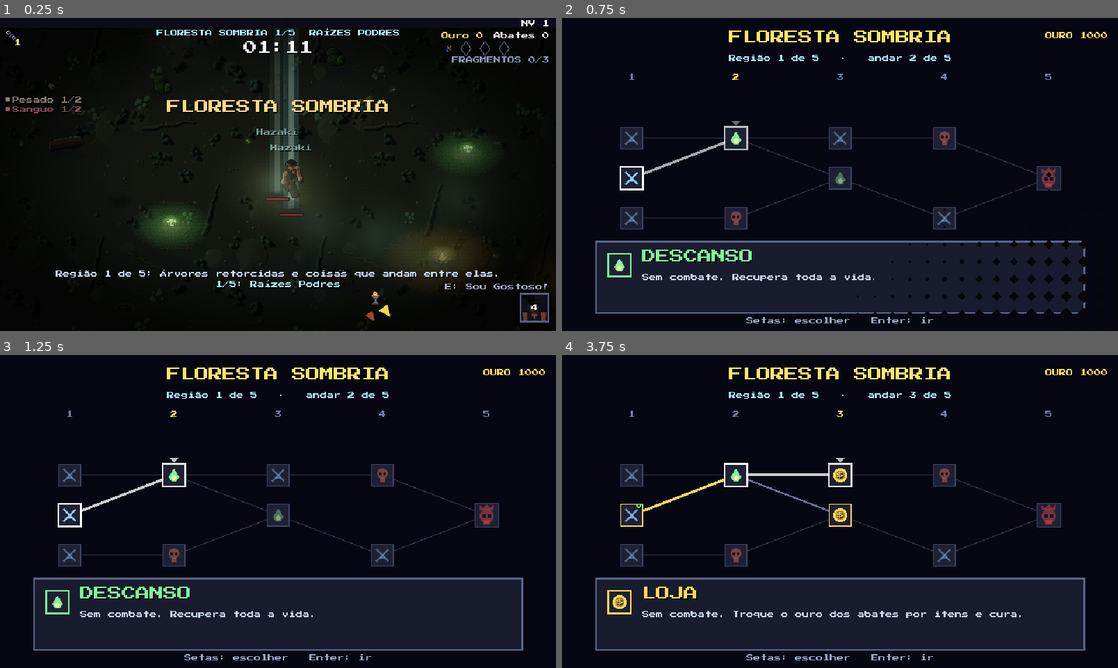
Above: before the commit, frames 1-4 (two rows, left to right).
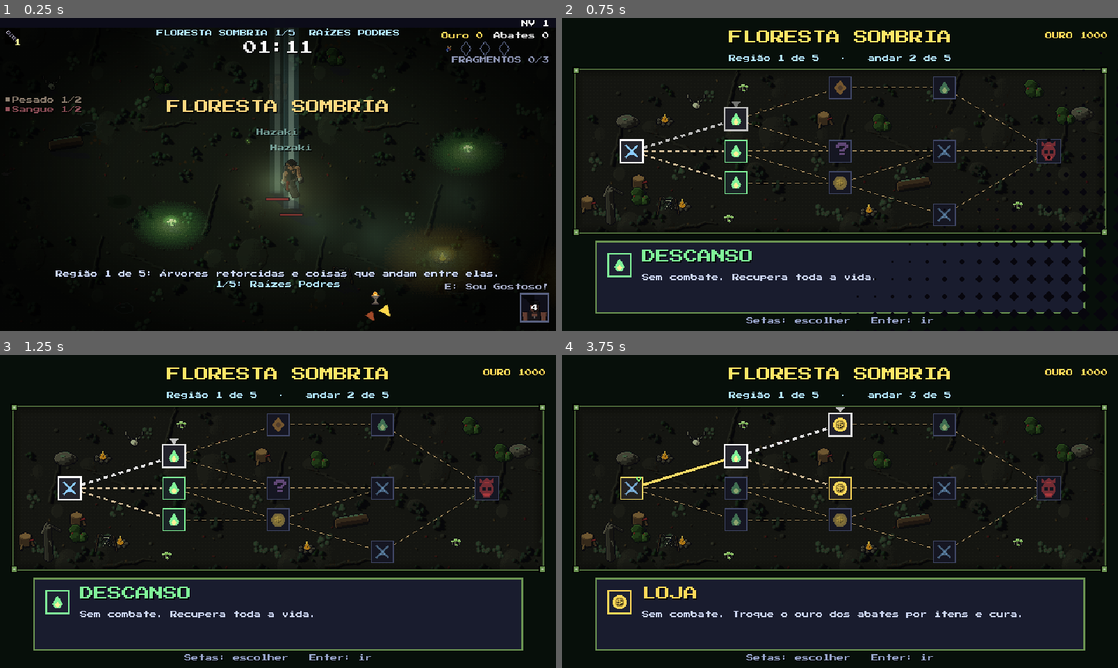
Above: after the commit, the same moments.

Repository: brenoalmeidatec/KIKIU-Survival
Game: Godot game, scene res://testes/mapa.tscn
Two runs of this game, one before a commit and one after it. Both use one fixed random seed, a clock stepped at 60 frames per second and the inputs below. This scene is started directly instead of the project's main scene.
Inputs (mouse positions are in pixels of both pictures, inside the frame that each line leads up to):
- Up to frame 1 (0.25 s): no input
- Up to frame 2 (0.75 s): tap Enter at 0.5 s; move the mouse to (962, 158) at 0.52 s; hold D from 0.53 s (still down); tap 1 at 0.6 s; click (962, 158) at 0.67 s
- Up to frame 3 (1.25 s): keep holding D; tap Space at 0.77 s
- Up to frame 4 (3.75 s): release D at 1.25 s; drag from (728, 527) to (812, 574) at 1.27 s; move the mouse to (895, 442) at 2.02 s; hold D 2.03-2.75 s; tap Enter at 2.1 s; drag from (812, 574) to (673, 464) at 2.77 s; move the mouse to (1006, 558) at 3.52 s; hold A from 3.53 s (still down); tap Backspace at 3.6 s

Frame 1 is identical in both runs. In frame 2, 9.2% of the frame differs, in the area x 2-98%, y 16-95%; in frame 3, 9.4%; in frame 4, 9.7%.

Commit message:
Mapa em ramificação (#96): cada região começa num nó só e se abre em caminhos; arte temática por região
Co-Authored-By: Claude Opus 5.5 <noreply@anthropic.com>

Diff:
--- a/jogos/hordas/projeto/dados/mapa.json
+++ b/jogos/hordas/projeto/dados/mapa.json
@@ -1,9 +1,11 @@
 {
- "_ajuda": "Mapa de progressão entre as fases (#32 item 8).  …(299 unchanged characters)… s caminhos partem do andar 1 (sem cruzar). 'pesos' sorteia o tipo dos andares do …(361 unchanged characters)…
+ "_ajuda": "Mapa de progressão entre as fases (#32 item 8).  …(299 unchanged characters)… s caminhos partem do andar 1 (sem cruzar; podem se separar e se juntar). 'inicio_unico' = cada mapa (cada região) começa num nó só, no meio, e o jogador monta o caminho escolhendo ramo a ramo (#96); sem ele, os caminhos partem de faixas sorteadas ('inicios_distintos_min' diferentes) e a corrida começa num deles. 'ramos_min' = mínimo de nós em cada andar do meio (e de saídas do nó inicial). 'ligacoes_extra' = chance de um nó do meio com uma saída só ganhar outra, para um vizinho, sem cruzar (mais escolha a cada andar). 'pesos' sorteia o tipo dos andares do …(361 unchanged characters)…
  "andares": 10,
- "faixas": 4,
- "caminhos": 4,
- "inicios_distintos_min": 2,
+ "faixas": 5,
+ "caminhos": 5,
+ "inicio_unico": true,
+ "ramos_min": 2,
+ "ligacoes_extra": 0.75,
  "tentativas": 50,
  "espera_voto": 40,
  "fixos": {"1": "fase", "6": "fase", "10": "chefe"},
@@ -24,5 +26,14 @@
   "santuario": {"nome": "SANTUÁRIO RARO", "cor": [1.0, 0.7, 0.25], "info": "Sem combate. Uma dádiva épica ou heroica à escolha.", "raridade_min": "epica"},
   "chefe": {"nome": "CHEFE", "cor": [1.0, 0.3, 0.3], "info": "O chefe da região. Derrube ele pra seguir; o da última região leva ao duelo."}
  },
- "ouro": {"abate": 1, "elite": 4, "chefe": 40}
+ "ouro": {"abate": 1, "elite": 4, "chefe": 40},
+ "arte": {
+  "_ajuda": "Arte do mapa por região (#96): o chão e os enfeites vêm do cenário da região (assets/cenarios/<cenario>, os mesmos da fase). fundo = cor fora do mapa; piso = brilho do chão (0-1, menor deixa os nós mais legíveis); tom = cor multiplicada no chão e nos enfeites; moldura = cor da borda; trilha = cor das trilhas ainda não percorridas; enfeites = quantos enfeites tentar espalhar (os que encostam em nó ou trilha são descartados). 'padrao' vale para região sem entrada aqui.",
+  "padrao": {"fundo": [0.03, 0.03, 0.08], "piso": 0.5, "tom": [1, 1, 1], "moldura": [0.45, 0.5, 0.65], "trilha": [0.7, 0.72, 0.85], "enfeites": 40},
+  "floresta": {"fundo": [0.03, 0.06, 0.04], "piso": 0.55, "tom": [0.85, 1.0, 0.85], "moldura": [0.42, 0.58, 0.32], "trilha": [0.82, 0.7, 0.48], "enfeites": 80},
+  "pantano": {"fundo": [0.03, 0.06, 0.05], "piso": 0.55, "tom": [0.8, 0.95, 0.78], "moldura": [0.38, 0.55, 0.42], "trilha": [0.7, 0.82, 0.55], "enfeites": 60},
+  "deserto": {"fundo": [0.09, 0.06, 0.03], "piso": 0.62, "tom": [1.0, 0.92, 0.8], "moldura": [0.82, 0.64, 0.38], "trilha": [0.42, 0.26, 0.16], "enfeites": 36},
+  "gelo": {"fundo": [0.04, 0.06, 0.1], "piso": 0.6, "tom": [0.85, 0.92, 1.0], "moldura": [0.68, 0.8, 0.96], "trilha": [0.3, 0.42, 0.6], "enfeites": 40},
+  "reino": {"fundo": [0.07, 0.03, 0.07], "piso": 0.6, "tom": [0.9, 0.8, 0.95], "moldura": [0.66, 0.3, 0.36], "trilha": [0.85, 0.62, 0.7], "enfeites": 40}
+ }
 }
--- a/jogos/hordas/projeto/dados/regioes.json
+++ b/jogos/hordas/projeto/dados/regioes.json
@@ -4,9 +4,11 @@
  "minutos_por_fase": 0.55,
  "luz": {"chefe": 0.78, "tom_chefe": [1.0, 0.86, 0.82]},
  "mapa": {
-  "faixas": 4,
-  "caminhos": 3,
-  "inicios_distintos_min": 2,
+  "faixas": 5,
+  "caminhos": 5,
+  "inicio_unico": true,
+  "ramos_min": 2,
+  "ligacoes_extra": 0.75,
   "fixos": {"1": "fase", "5": "chefe"},
   "pesos": {"fase": 12, "elite": 4, "descanso": 3, "loja": 3, "evento": 5, "santuario": 2},
   "regras": {
--- a/jogos/hordas/projeto/scripts/hordas/mapa.gd
+++ b/jogos/hordas/projeto/scripts/hordas/mapa.gd
@@ -77,6 +77,8 @@
 				if m.nos[r * k + k - 1][x] != null:
 					m.nos[r * k + k - 1][x].prox = entradas.duplicate()
 	m["por_regiao"] = k
+	if partes[0].get("inicio_unico", false):
+		m["inicio_unico"] = true
 	return m
 
 
@@ -95,10 +97,14 @@
 	var m := _vazio(n, f)
 	var boss := f / 2
 	m.nos[n - 1][boss] = _no(n - 1, boss, "chefe")
-	# faixas iniciais: pelo menos "inicios_distintos_min" diferentes (limite de tentativas)
-	var qtd := clampi(int(c.get("caminhos", 3)), 1, f)
+	var unico := bool(c.get("inicio_unico", false))
+	if unico:
+		m["inicio_unico"] = true
+	# faixas iniciais: com "inicio_unico" (#96) todos os caminhos partem do nó do meio e se abrem dali;
+	# senão, pelo menos "inicios_distintos_min" faixas diferentes (limite de tentativas)
+	var qtd := clampi(int(c.get("caminhos", 3)), 1, f + 2)
 	var inicios: Array = []
-	for _t in int(c.get("tentativas", 50)):
+	for _t in (0 if unico else int(c.get("tentativas", 50))):
 		inicios = []
 		for _i in qtd:
 			inicios.append(rng.randi_range(0, f - 1))
@@ -107,6 +113,9 @@
 			distintos[x] = true
 		if distintos.size() >= mini(int(c.get("inicios_distintos_min", 2)), qtd):
 			break
+	if unico:
+		for _i in qtd:
+			inicios.append(boss)
 	var arestas: Array = []   # arestas[andar] = [[de, para], ...] do andar ao seguinte
 	for _a in n - 1:
 		arestas.append([])
@@ -138,8 +147,55 @@
 		for x in f:
 			if m.nos[a][x] != null:
 				m.nos[a][x].prox.sort()
+	if unico and not _ramifica(m, int(c.get("ramos_min", 2))):
+		return {}   # pouca escolha (os caminhos sorteados ficaram quase juntos): sorteia de novo
+	_ligar_extras(m, rng, float(c.get("ligacoes_extra", 0.0)))
 	_sortear_tipos(m, rng, c)
 	return m
+
+
+## Mais escolha (#96): um nó do meio com uma saída só ganha, com chance "chance", uma ligação a um vizinho (faixa ±1)
+## que já existe no andar seguinte, se não cruzar nenhuma outra. Os nós não mudam, então todos seguem chegando ao chefe.
+static func _ligar_extras(m: Dictionary, rng: RandomNumberGenerator, chance: float) -> void:
+	if chance <= 0.0:
+		return
+	var n := int(m.andares)
+	for a in range(1, n - 2):   # o penúltimo andar só liga no chefe
+		var arestas := []
+		for x in int(m.faixas):
+			if m.nos[a][x] != null:
+				for p in m.nos[a][x].prox:
+					arestas.append([x, p])
+		for x in int(m.faixas):
+			var no_ = m.nos[a][x]
+			if no_ == null or no_.prox.size() != 1 or rng.randf() >= chance:
+				continue
+			var cand := []
+			for p in [x - 1, x, x + 1]:
+				if p >= 0 and p < int(m.faixas) and m.nos[a + 1][p] != null and not p in no_.prox and not _cruza(arestas, x, p):
+					cand.append(p)
+			if cand.is_empty():
+				continue
+			var p: int = cand[rng.randi_range(0, cand.size() - 1)]
+			no_.prox.append(p)
+			no_.prox.sort()
+			arestas.append([x, p])
+
+
+## Com início único: o nó inicial abre pelo menos "ramos" saídas e cada andar do meio tem pelo menos "ramos" nós.
+static func _ramifica(m: Dictionary, ramos: int) -> bool:
+	var n := int(m.andares)
+	for a in range(1, n - 1):
+		var qtd := 0
+		for x in int(m.faixas):
+			if m.nos[a][x] != null:
+				qtd += 1
+		if qtd < ramos:
+			return false
+	for x in int(m.faixas):
+		if m.nos[0][x] != null and m.nos[0][x].prox.size() < ramos:
+			return false
+	return true
 
 
 static func _no(andar: int, faixa: int, tipo: String) -> Dictionary:
@@ -261,8 +317,15 @@
 	var ultimo := todos(m).filter(func(x): return int(x.andar) == n - 1)
 	if ultimo.size() != 1 or str(ultimo[0].tipo) != "chefe":
 		res.append("o último andar deve ter só o chefe")
-	var iniciais := todos(m).filter(func(x): return int(x.andar) == 0)
-	if iniciais.size() < 2:
+	if m.get("inicio_unico", false):   # #96: cada região começa num nó só, que abre 2+ caminhos
+		var k := int(m.get("por_regiao", n))
+		for a0 in range(0, n, k):
+			var ini := todos(m).filter(func(x): return int(x.andar) == a0)
+			if ini.size() != 1:
+				res.append("andar %d devia ter um nó só (tem %d)" % [a0 + 1, ini.size()])
+			elif ini[0].prox.size() < 2:
+				res.append("o nó inicial do andar %d não se abre em caminhos" % (a0 + 1))
+	elif todos(m).filter(func(x): return int(x.andar) == 0).size() < 2:
 		res.append("menos de 2 nós no andar 1")
 	for no_ in todos(m):
 		if int(no_.andar) < n - 1 and no_.prox.is_empty():
--- a/jogos/hordas/projeto/scripts/hordas/tela_mapa.gd
+++ b/jogos/hordas/projeto/scripts/hordas/tela_mapa.gd
@@ -7,13 +7,16 @@
 ## Os dados e a geração ficam em mapa.gd; aqui só desenho e entrada.
 
 const Mapa := preload("res://scripts/hordas/mapa.gd")
+const Regioes := preload("res://scripts/hordas/regioes.gd")
+const Cenario := preload("res://scripts/hordas/cenario.gd")
+const Sorte := preload("res://scripts/hordas/sorte.gd")
 
 const W := 640.0
 const H := 360.0
 const X0 := 54.0           # centro do andar 1
 const DX := 58.0           # distância entre andares
-const Y0 := 92.0           # centro da faixa 0
-const DY := 46.0           # distância entre faixas
+const AREA := Rect2(16, 60, 608, 186)   # o mapa desenhado (chão e enfeites da região); o painel de informação fica embaixo
+const MARGEM_Y := 20.0     # do topo/fundo da área até o centro da primeira/última faixa
 const TRAVA := 0.35        # ignora teclas logo ao abrir (o botão que o jogador já estava apertando)
 const AUTO_BOT := 1.0
 
@@ -126,7 +129,144 @@
 func centro_no(andar: int, faixa: int) -> Vector2:
 	var dx := DX if _na >= 8 else minf(120.0, (W - 2.0 * X0) / maxf(1.0, _na - 1.0))
 	var x0 := (W - dx * (_na - 1)) / 2.0
-	return Vector2(x0 + (andar - _a0) * dx, Y0 + faixa * DY)
+	var f := maxf(2.0, float(arena.mapa.faixas))
+	var dy := (AREA.size.y - 2.0 * MARGEM_Y) / (f - 1.0)
+	return Vector2(x0 + (andar - _a0) * dx, AREA.position.y + MARGEM_Y + faixa * dy)
+
+
+# ---------- arte da região (#96): chão e enfeites do cenário da região, sem arte nova pra manter ----------
+
+var _cenarios := {}         # nome -> Cenario carregado (ou null)
+var _enfeites_de := ""      # chave do mapa/região dos enfeites já espalhados
+var _enfeites: Array = []   # {item, pos (onde fica o pé)}
+
+
+## Configuração de arte da região mostrada (dados/mapa.json > arte), com o "padrao" por baixo.
+func _arte() -> Dictionary:
+	var a: Dictionary = Mapa.cfg().get("arte", {})
+	var res: Dictionary = a.get("padrao", {}).duplicate()
+	var reg := _regiao()
+	res.merge(a.get(str(reg.get("id", "")), {}), true)
+	return res
+
+
+func _regiao() -> Dictionary:
+	return Regioes.regiao(Regioes.do_andar(_a0)) if Regioes.ativo() else {}
+
+
+func _cenario() -> Cenario:
+	var nome := str(_regiao().get("cenario", Cenario.da_fase(_a0)))
+	if nome == "":
+		return null
+	if not _cenarios.has(nome):
+		var c := Cenario.new()
+		_cenarios[nome] = c if c.carregar(nome) else null
+	return _cenarios[nome]
+
+
+static func _cor(a, padrao := Color.WHITE) -> Color:
+	return Color(a[0], a[1], a[2]) if a is Array and a.size() >= 3 else padrao
+
+
+## Espalha os enfeites da região na área do mapa, longe dos nós e das trilhas (pra não esconder nada).
+## Sorteio fixo pela semente e pela região: o mesmo mapa mostra sempre os mesmos enfeites.
+func _espalhar(cen: Cenario, qtd: int) -> void:
+	_enfeites = []
+	if cen == null or cen.itens.is_empty():
+		return
+	var m: Dictionary = arena.mapa
+	var centros := []
+	var segs := []
+	for a in range(_a0, mini(_a0 + _na, int(m.andares))):
+		for x in int(m.faixas):
+			var n := Mapa.no(m, a, x)
+			if n.is_empty():
+				continue
+			centros.append(centro_no(a, x))
+			if _na_janela(a + 1):
+				for p in n.get("prox", []):
+					segs.append([centro_no(a, x), centro_no(a + 1, int(p))])
+	var r := Sorte.criar("mapa_arte", Regioes.do_andar(_a0))
+	var dentro := AREA.grow(-3.0)
+	for _i in qtd:
+		var it: Dictionary = cen._item_sorteado(r)
+		var tam: Vector2 = it.regiao.size
+		var pe := Vector2(r.randf_range(dentro.position.x, dentro.end.x), r.randf_range(dentro.position.y, dentro.end.y))
+		var ret := Rect2(pe - it.pe, tam)
+		if not dentro.encloses(ret):
+			continue
+		var livre := true
+		var folga := ret.grow(5.0)
+		for c in centros:
+			if folga.grow(12.0).has_point(c):
+				livre = false
+				break
+		if livre:
+			for s in segs:
+				if _seg_toca(s[0], s[1], folga):
+					livre = false
+					break
+		if livre:
+			for e in _enfeites:
+				if e.pos.distance_to(pe) < 14.0:
+					livre = false
+					break
+		if livre:
+			_enfeites.append({"item": it, "pos": pe})
+	_enfeites.sort_custom(func(p, q): return p.pos.y < q.pos.y)
+
+
+static func _seg_toca(de: Vector2, para: Vector2, r: Rect2) -> bool:
+	var passos := maxi(1, int(de.distance_to(para) / 4.0))
+	for i in passos + 1:
+		if r.has_point(de.lerp(para, float(i) / passos)):
+			return true
+	return false
+
+
+func _desenhar_regiao(arte: Dictionary) -> void:
+	var tom := _cor(arte.get("tom"))
+	var cen := _cenario()
+	var chave := "%s|%d|%s" % [Mapa.resumo(arena.mapa), _a0, str(cen.nome if cen else "")]
+	if chave != _enfeites_de:
+		_enfeites_de = chave
+		_espalhar(cen, int(arte.get("enfeites", 40)))
+	var moldura := _cor(arte.get("moldura"), Color(0.45, 0.5, 0.65))
+	_tela.draw_rect(AREA.grow(3.0), Color(0, 0, 0))
+	_tela.draw_rect(AREA.grow(2.0), moldura)
+	_tela.draw_rect(AREA.grow(1.0), moldura.darkened(0.55))
+	var b := float(arte.get("piso", 0.5))
+	if cen != null and cen.piso != null:
+		_tela.draw_texture_rect(cen.piso, AREA, true, Color(tom.r * b, tom.g * b, tom.b * b))
+	else:
+		_tela.draw_rect(AREA, Color(0.1, 0.11, 0.16))
+	if cen != null:
+		var te := tom.lerp(Color.WHITE, 0.3) * Color(b + 0.25, b + 0.25, b + 0.25)
+		for e in _enfeites:
+			_tela.draw_texture_rect_region(cen.atlas, Rect2(e.pos - e.item.pe, e.item.regiao.size), e.item.regiao, te)
+	# borda escurecida (vinheta) para o mapa parecer pintado e os nós saltarem
+	for i in 10:
+		var al := 0.32 * (1.0 - i / 10.0)
+		var faixa := Rect2(AREA.position + Vector2(i, i), AREA.size - Vector2(i, i) * 2.0)
+		_tela.draw_rect(faixa, Color(0, 0, 0, al), false, 1.0)
+	# cantos da moldura
+	for c in [AREA.position, Vector2(AREA.end.x, AREA.position.y), Vector2(AREA.position.x, AREA.end.y), AREA.end]:
+		_tela.draw_rect(Rect2(c - Vector2(4, 4), Vector2(8, 8)), Color(0, 0, 0))
+		_tela.draw_rect(Rect2(c - Vector2(3, 3), Vector2(6, 6)), moldura)
+		_tela.draw_rect(Rect2(c - Vector2(1, 1), Vector2(2, 2)), moldura.lightened(0.5))
+
+
+## Trilha pontilhada (contorno escuro + traços), como num mapa desenhado.
+func _trilha(de: Vector2, para: Vector2, cor: Color, larg: float) -> void:
+	var d := de.distance_to(para)
+	var dir := (para - de) / maxf(1.0, d)
+	var t := 14.0
+	while t < d - 14.0:
+		var a := de + dir * t
+		var b := de + dir * minf(t + 5.0, d - 14.0)
+		_tela.draw_line(a, b, Color(0, 0, 0, cor.a * 0.8), larg + 2.0)
+		_tela.draw_line(a, b, cor, larg)
+		t += 9.0
 
 
 func _na_janela(andar: int) -> bool:
@@ -178,7 +318,10 @@
 	var pos: Vector2i = arena.mapa_pos
 	var tt := Time.get_ticks_msec() / 1000.0
 	var pulso := 0.6 + 0.4 * sin(tt * 6.0)
-	_tela.draw_rect(Rect2(0, 0, W, H), Color(0.03, 0.03, 0.08, 1.0))
+	var arte := _arte()
+	_tela.draw_rect(Rect2(0, 0, W, H), _cor(arte.get("fundo"), Color(0.03, 0.03, 0.08)))
+	_desenhar_regiao(arte)
+	var cor_trilha := _cor(arte.get("trilha"), Color(0.7, 0.72, 0.85))
 	var fases: Array = arena.diretor.fases()
 	var prox_f: Dictionary = fases[clampi(pos.x + 1, 0, fases.size() - 1)] if not fases.is_empty() else {}
 	if prox_f.has("regiao"):   # regiões (#64): o nome da região no lugar de "MAPA"
@@ -199,15 +342,13 @@
 			for p in n.get("prox", []):
 				var de := centro_no(a, x)
 				var para := centro_no(a + 1, int(p))
-				var cor := Color(0.3, 0.33, 0.45, 0.6)
-				var larg := 1.0
-				if Vector2i(a, x) in trilha and Vector2i(a + 1, int(p)) in trilha:
-					cor = Color(0.95, 0.85, 0.4)
-					larg = 3.0
-				elif a == pos.x and x == pos.y:
-					cor = Color(1, 1, 1, 0.5 + 0.4 * pulso) if int(p) == alvo else Color(0.75, 0.8, 1, 0.55)
-					larg = 3.0 if int(p) == alvo else 2.0
-				_tela.draw_line(de, para, cor, larg)
+				if Vector2i(a, x) in trilha and Vector2i(a + 1, int(p)) in trilha:   # caminho já feito: linha cheia dourada
+					_tela.draw_line(de, para, Color(0, 0, 0, 0.8), 5.0)
+					_tela.draw_line(de, para, Color(0.95, 0.85, 0.4), 3.0)
+				elif a == pos.x and x == pos.y:   # as opções de agora: a escolhida pisca
+					_trilha(de, para, Color(1, 1, 1, 0.55 + 0.45 * pulso) if int(p) == alvo else Color(cor_trilha.lightened(0.3), 0.95), 3.0 if int(p) == alvo else 2.0)
+				else:
+					_trilha(de, para, Color(cor_trilha, 0.75), 1.0)
 	# nós
 	for a in int(m.andares):
 		if not _na_janela(a):
@@ -223,7 +364,7 @@
 			var atual := a == pos.x and x == pos.y
 			var acessivel := a == pos.x + 1 and x in _opcoes
 			var escolhido := acessivel and x == alvo
-			var fundo := Color(0.12, 0.13, 0.2)
+			var fundo := Color(0.07, 0.07, 0.11, 0.92)
 			var borda := Color(0.25, 0.28, 0.4)
 			var cor_i := Color(cor_t.r, cor_t.g, cor_t.b, 0.4)
 			if visitado:
@@ -246,13 +387,9 @@
 				_txt(c + Vector2(4, -7), "v", 8, Color(0.5, 1, 0.5))
 			if escolhido:
 				_tela.draw_colored_polygon(PackedVector2Array([c + Vector2(-5, -raio - 8), c + Vector2(5, -raio - 8), c + Vector2(0, -raio - 2)]), Color(1, 1, 1, pulso))
-	# números dos andares embaixo
-	for a in range(_a0, mini(_a0 + _na, int(m.andares))):
-		var cor_n := Color(1, 0.9, 0.4) if a == pos.x + 1 else Color(0.45, 0.5, 0.65)
-		_txt(Vector2(centro_no(a, 0).x - 14, 72.0), "%d" % (a - _a0 + 1), 8, cor_n, 28.0, HORIZONTAL_ALIGNMENT_CENTER)
 	# painel de informação do nó selecionado
 	var py := 258.0
-	_tela.draw_rect(Rect2(38, py - 2, W - 76, 84), Color(0.35, 0.4, 0.55))
+	_tela.draw_rect(Rect2(38, py - 2, W - 76, 84), _cor(arte.get("moldura"), Color(0.35, 0.4, 0.55)))
 	_tela.draw_rect(Rect2(40, py, W - 80, 80), Color(0.1, 0.11, 0.18))
 	if alvo >= 0:
 		var n := Mapa.no(m, pos.x + 1, alvo)
--- a/jogos/hordas/projeto/testes/mapa.gd
+++ b/jogos/hordas/projeto/testes/mapa.gd
@@ -61,7 +61,6 @@
 
 	# --- 300 sementes: estrutura e regras
 	var tipos_vistos := {}
-	var max_iniciais := 0
 	for s in range(1, 301):
 		var m := gerar(s)
 		var e := Mapa.erros(m)
@@ -84,9 +83,24 @@
 		for t in c.regras:
 			for reg in andares / k:
 				ok(int(cont.get("%d:%s" % [reg, t], 0)) <= int(c.regras[t].get("max_por_mapa", 9999)), "semente %d: limite de %s na região %d" % [s, t, reg + 1])
-		var a1 := nos.filter(func(n): return int(n.andar) == 0)
-		max_iniciais = maxi(max_iniciais, a1.size())
-		ok(a1.size() >= 2 and a1.all(func(n): return str(n.tipo) == "fase" and Mapa.alcanca_chefe(m, 0, int(n.faixa))), "semente %d: andar 1 com 2+ nós de fase que chegam ao chefe" % s)
+		for reg in andares / k:   # #96: cada região começa num nó só, que abre 2+ caminhos, e todo nó da região sai dele
+			var ini := nos.filter(func(n): return int(n.andar) == reg * k)
+			ok(ini.size() == 1 and str(ini[0].tipo) == "fase" and ini[0].prox.size() >= 2, "semente %d: região %d começa num nó de fase só, com 2+ caminhos" % [s, reg + 1])
+			if ini.size() != 1:
+				continue
+			var vistos := {Vector2i(reg * k, int(ini[0].faixa)): true}
+			var fila := [ini[0]]
+			while not fila.is_empty():
+				var n0: Dictionary = fila.pop_front()
+				if int(n0.andar) >= reg * k + k - 1:
+					continue
+				for p in n0.prox:
+					var v := Vector2i(int(n0.andar) + 1, int(p))
+					if not vistos.has(v):
+						vistos[v] = true
+						fila.append(Mapa.no(m, v.x, v.y))
+			var da_regiao := nos.filter(func(n): return int(n.andar) >= reg * k and int(n.andar) < reg * k + k)
+			ok(vistos.size() == da_regiao.size(), "semente %d: região %d sem trilha morta (%d de %d nós alcançáveis)" % [s, reg + 1, vistos.size(), da_regiao.size()])
 		ok(nos.filter(func(n): return int(n.andar) == andares - 1).size() == 1, "semente %d: um chefe só no último andar" % s)
 		ok(Mapa.inicio(m) >= 0 and not Mapa.no(m, 0, Mapa.inicio(m)).is_empty(), "semente %d: início é um nó do andar 1" % s)
 	for t in ["fase", "elite", "descanso", "loja", "evento", "santuario", "chefe"]:
